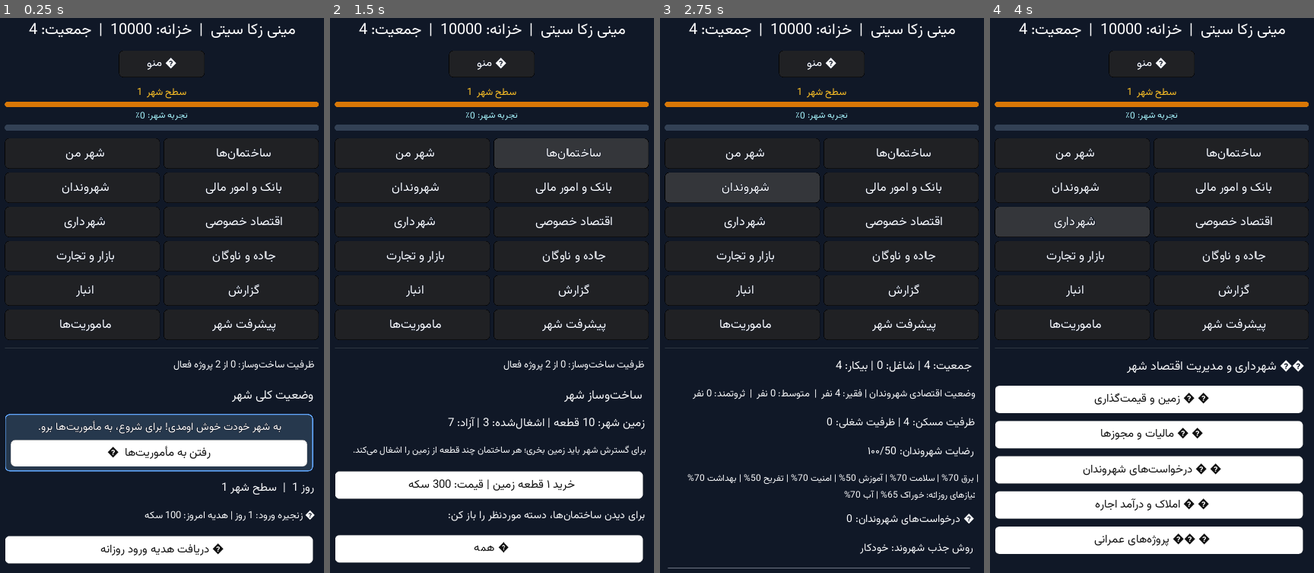
Above: before the commit, frames 1-4 (left to right).
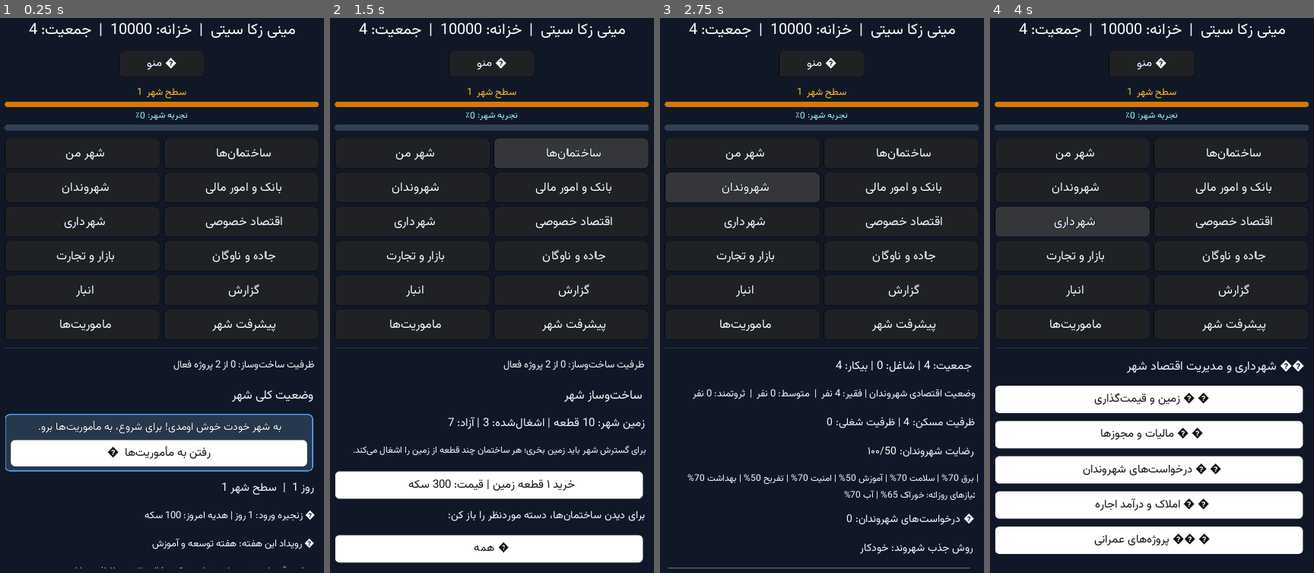
Above: after the commit, the same moments.

Repository: zekainstabot/mini-zeka-city
Game: Godot game, scene res://Main.tscn
Two runs of this game, one before a commit and one after it. Both use one fixed random seed, a clock stepped at 60 frames per second and the inputs below.
Inputs:
- Up to frame 1 (0.25 s): no input
- Up to frame 2 (1.5 s): click "ﻦﻣ ﺮﻬﺷ" at 0.5 s; click "ﺎﻫ‌ﻥﺎﻤﺘﺧﺎﺳ" at 1.25 s
- Up to frame 3 (2.75 s): click "ﻥﺍﺪﻧﻭﺮﻬﺷ" at 2 s
- Up to frame 4 (4 s): click "ﯽﻟﺎﻣ ﺭﻮﻣﺍ ﻭ ﮏﻧﺎﺑ" at 2.75 s; click "ﯼﺭﺍﺩﺮﻬﺷ" at 3.5 s

The runs differ from the first frame. In frame 1, 4.7% of the frame differs, in the area x 1-97%, y 93-100%; in frame 2, nothing differs; in frame 3, less than 0.1%; in frame 4, nothing differs.
Error in both runs: Invalid get index 'pending_offline_digest' (on base: 'Dictionary'). (res://scripts/Main.gd:174)

Commit message:
Show the active weekly city event on the home screen

Diff:
--- a/scripts/Main.gd
+++ b/scripts/Main.gd
@@ -769,6 +769,9 @@
 			_add_label("روز %d  |  سطح شهر %d" % [s.day,s.level], 19)
 			var login_reward_status = game.get_login_reward_status()
 			_add_label("🎁 زنجیره ورود: %d روز | هدیه امروز: %d سکه" % [int(login_reward_status.streak),int(login_reward_status.reward)],16)
+			var weekly_city_event = game.get_weekly_city_event()
+			_add_label("🌟 رویداد این هفته: %s" % str(weekly_city_event.get("title","")),17)
+			_add_label("%s | اثر: %s" % [str(weekly_city_event.get("description","")),str(weekly_city_event.get("effect",""))],14)
 			var login_reward_button = _add_button("🎁 دریافت هدیه ورود روزانه",self,"claim_login_reward")
 			login_reward_button.disabled = bool(login_reward_status.claimed) or not bool(login_reward_status.logged_in)
 
